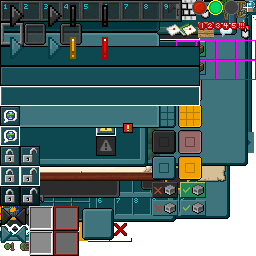
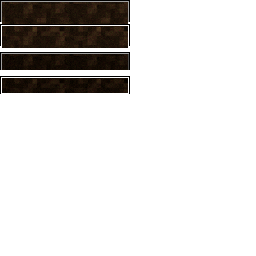
Before/after of a 256x256 layered artwork. What changed in the layer stack:
hid "world_selection.png" over (10, 5, 108, 59)
hid "widgets.png" over (0, 0, 252, 206)
hid "toasts.png" over (0, 0, 256, 128)
hid "spectator_widgets.png" over (1, 1, 175, 15)
hid "social_interactions.png" over (0, 1, 255, 78)
hid "slider.png" over (0, 0, 200, 80)
hid "server_selection.png" over (16, 5, 110, 59)
hid "resource_packs.png" over (10, 5, 125, 59)
hid "report_button.png 64x64" over (96, 96, 116, 156)
hid "recipe_button.png" over (0, 1, 20, 37)
hid "recipe_book.png" over (1, 1, 223, 256)
hid "options_background.png 64x64" over (96, 96, 160, 160)
hid "light_dirt_background.png 64x64" over (96, 96, 160, 160)
hid "info_icon.png 20x20" over (118, 118, 138, 138)
hid "icons.png" over (0, 0, 192, 234)
hid "demo_background.png" over (0, 0, 248, 166)
hid "checkbox.png 64x64" over (96, 96, 136, 136)
hid "book.png" over (3, 1, 166, 217)
hid "accessibility.png 32x64" over (112, 96, 132, 136)
hid group "hanging signs 64x64" (11 layers) over (96, 96, 160, 160)
hid group "container" (31 layers) over (0, 0, 256, 251)
hid group "creative inventory" (4 layers) over (0, 0, 256, 136)
hid group "advancements" (9 layers) over (0, 0, 252, 192)
hid group "resourcesl" (35 layers) over (0, 0, 192, 234)
…and 5 more changes (5 visibility)
